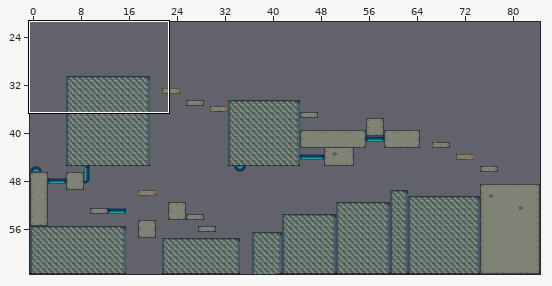
Tiled map, stored at Data/Levels/0.tmx. Above: a wide view before the commit, with the close-up outlined.
Close-up. Before:
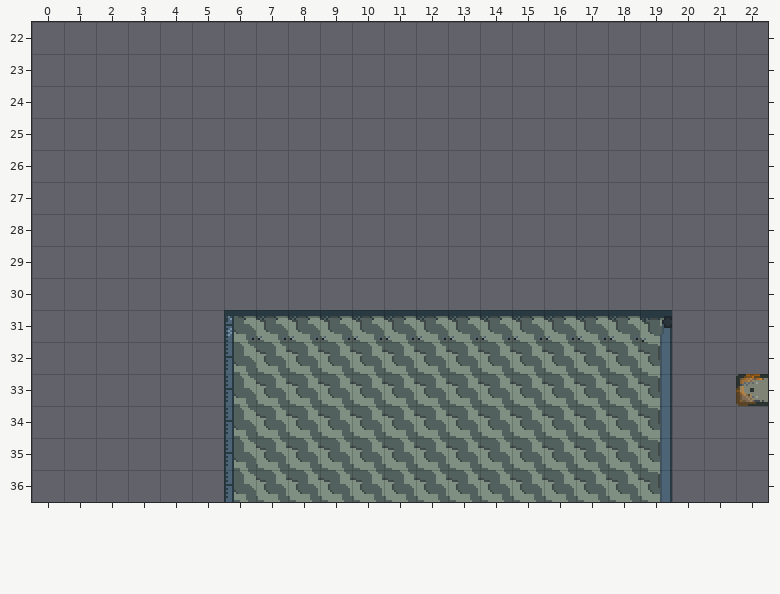
Cells are 16x16 px. Shown: x 0..22, y 22..36. The commit also changed other parts of the map, which this record leaves out.
New version:
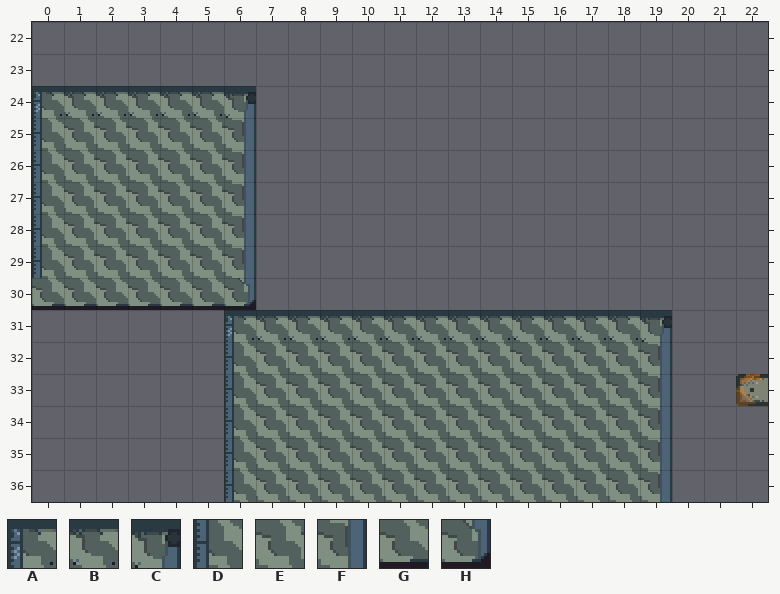
Key: from "Sprite-0002": A 0, B 1, C 2, D 16, E 17, F 18, G 33, H 34.
_ is an empty cell.
Diff:
Changed rows in their new state; . is an unchanged cell.
Layer "Tile Layer 1":
first column x 0:
24 ABBBBBC
25 DEEEEEF
26 DEEEEEF
27 DEEEEEF
28 DEEEEEF
29 DEEEEEF
30 GGGGGGH
